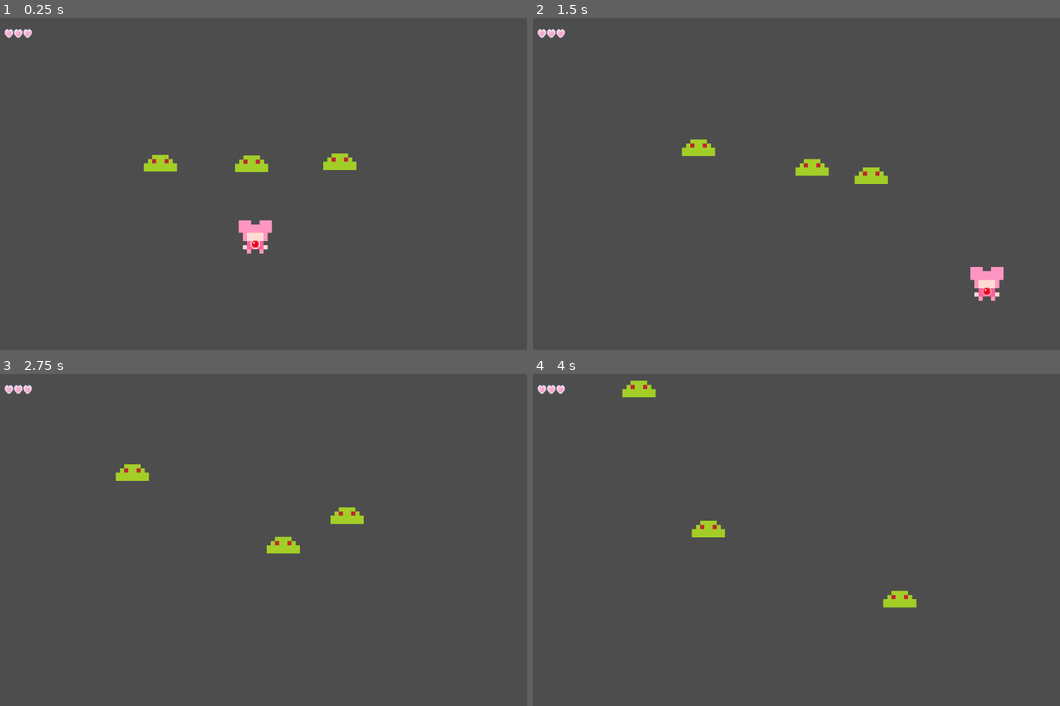
Above: before the commit, frames 1-4 (two rows, left to right).
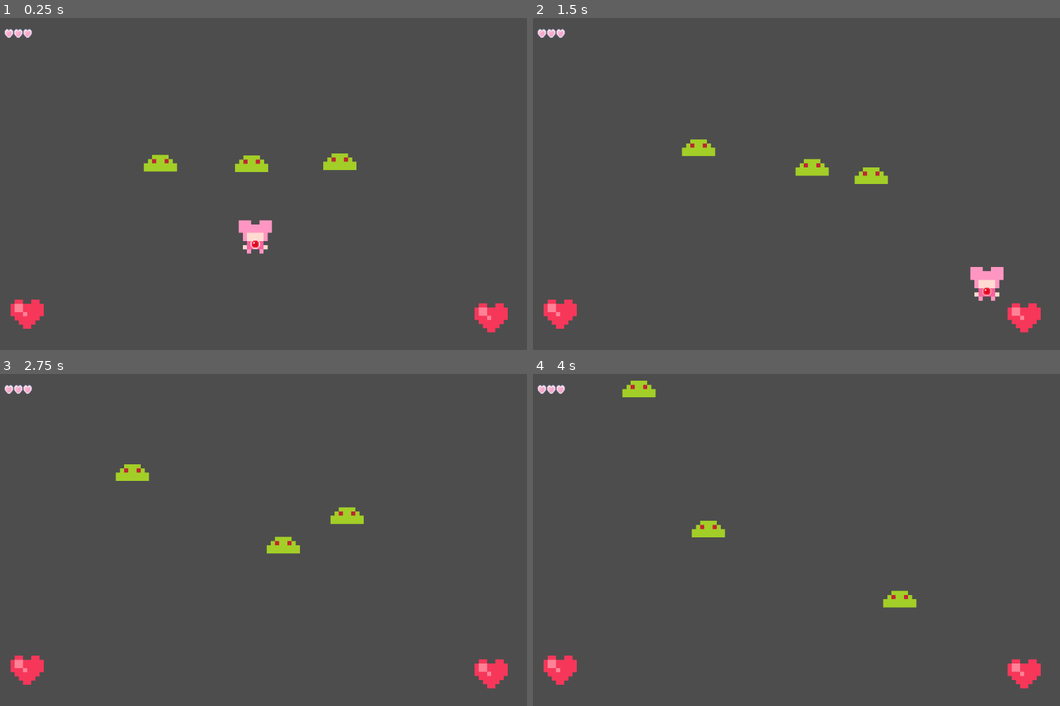
Above: after the commit, the same moments.

Repository: MagicalMegaDev/Magical-Persona-Repo
Game: Godot game, scene res://Assets/Scenes/Rooms/TestingRoom.tscn
Same seed, same stepped clock (60 frames per second), same inputs: the game is played once before the commit and once after it. This scene is started directly instead of the project's main scene.
Inputs:
- Up to frame 1 (0.25 s): no input
- Up to frame 2 (1.5 s): tap Enter at 0.5 s; hold D (move_right) 0.53-1.28 s; tap Space (speed) at 0.6, 1.35 s; hold S (move_down) from 1.28 s (still down)
- Up to frame 3 (2.75 s): release S (move_down) at 2.03 s; hold D (move_right) from 2.03 s (still down); tap Space (speed) at 2.1 s
- Up to frame 4 (4 s): release D (move_right) at 2.78 s; hold W (move_up) 2.78-3.53 s; tap Space (speed) at 2.85, 3.6 s; hold A (move_left) from 3.53 s (still down)

The runs differ from the first frame. In frame 1, 0.8% of the frame differs, in the area x 2-97%, y 84-95%; in frame 2, 0.8%; in frame 3, 0.8%; in frame 4, 0.8%.

Commit message:
I had it working, briefly

Diff:
--- /dev/null
+++ b/Assets/Resources/PickupEffects/full_heal.tres
@@ -0,0 +1,8 @@
+[gd_resource type="Resource" script_class="HealthPickup" load_steps=2 format=3 uid="uid://e17wkvmmyua6"]
+
+[ext_resource type="Script" uid="uid://kb4qur6bsao0" path="res://Assets/Scripts/Components/HitBoxComponents/Pickups/HealthPickup.gd" id="1_w0vbv"]
+
+[resource]
+script = ExtResource("1_w0vbv")
+heal_value = 2
+metadata/_custom_type_script = "uid://kb4qur6bsao0"
--- a/Assets/Scenes/Pickups/heart_pickup.tscn
+++ b/Assets/Scenes/Pickups/heart_pickup.tscn
@@ -2,7 +2,7 @@
 
 [ext_resource type="Script" uid="uid://bhh87qhasrkuj" path="res://Assets/Scripts/Components/HitBoxComponents/Pickups/Pickup.gd" id="1_figpj"]
 [ext_resource type="Script" uid="uid://dhgva6rfc166t" path="res://Assets/Scripts/Components/HitBoxComponents/Pickups/PickupEffect.gd" id="2_n4dem"]
-[ext_resource type="Resource" uid="uid://csxihs0fviqj" path="res://Assets/Resources/PickupEffects/basic_health.tres" id="3_0d1e5"]
+[ext_resource type="Resource" uid="uid://csxihs0fviqj" path="res://Assets/Resources/PickupEffects/half_heal.tres" id="3_0d1e5"]
 [ext_resource type="Texture2D" uid="uid://y8iglf5dldwt" path="res://Assets/Art/Placeholder/Prototype Pickups.png" id="3_figpj"]
 
 [sub_resource type="RectangleShape2D" id="RectangleShape2D_figpj"]
@@ -12,7 +12,7 @@
 collision_layer = 2048
 collision_mask = 0
 script = ExtResource("1_figpj")
-pickup_effects = Array[ExtResource("2_n4dem")]([ExtResource("3_0d1e5")])
+base_pickup_effects = Array[ExtResource("2_n4dem")]([ExtResource("3_0d1e5")])
 metadata/_custom_type_script = "uid://bhh87qhasrkuj"
 
 [node name="Sprite2D" type="Sprite2D" parent="."]
--- a/Assets/Scenes/Rooms/TestingRoom.tscn
+++ b/Assets/Scenes/Rooms/TestingRoom.tscn
@@ -1,9 +1,12 @@
-[gd_scene load_steps=5 format=3 uid="uid://c2xnhrhem0c2r"]
+[gd_scene load_steps=8 format=3 uid="uid://c2xnhrhem0c2r"]
 
 [ext_resource type="PackedScene" uid="uid://bg85fe3yjuhyw" path="res://Assets/Scenes/Characters/Players/TestCharacter.tscn" id="1_uper2"]
 [ext_resource type="PackedScene" uid="uid://dtqmwnh60jaon" path="res://Assets/Scenes/UI/DungeonUI.tscn" id="3_r0bfr"]
 [ext_resource type="PackedScene" uid="uid://bnrc4kf3cl8sm" path="res://Assets/Scenes/Characters/Enemies/Placeholder/Slime/GreenSlime.tscn" id="3_xh5he"]
+[ext_resource type="PackedScene" uid="uid://bvjm3b75txjrg" path="res://Assets/Scenes/Pickups/heart_pickup.tscn" id="5_23rdi"]
 [ext_resource type="Script" uid="uid://cj6appwlvrvxk" path="res://Assets/Scripts/Components/Handlers/DebugEnemyPool.gd" id="5_swk3f"]
+[ext_resource type="Script" uid="uid://dhgva6rfc166t" path="res://Assets/Scripts/Components/HitBoxComponents/Pickups/PickupEffect.gd" id="6_54l42"]
+[ext_resource type="Resource" uid="uid://e17wkvmmyua6" path="res://Assets/Resources/PickupEffects/full_heal.tres" id="7_17t5q"]
 
 [node name="TestingRoom" type="Node2D"]
 y_sort_enabled = true
@@ -26,3 +29,10 @@
 [node name="DebugEnemyPool" type="Node" parent="."]
 script = ExtResource("5_swk3f")
 metadata/_custom_type_script = "uid://cj6appwlvrvxk"
+
+[node name="HeartPickup" parent="." instance=ExtResource("5_23rdi")]
+position = Vector2(60, 567)
+
+[node name="HeartPickup2" parent="." instance=ExtResource("5_23rdi")]
+position = Vector2(955, 574)
+base_pickup_effects = Array[ExtResource("6_54l42")]([ExtResource("7_17t5q")])
--- a/Assets/Scripts/Characters/Players/PlayerController.gd
+++ b/Assets/Scripts/Characters/Players/PlayerController.gd
@@ -22,7 +22,7 @@
 func _on_item_pickup(pickup:Pickup):
 	var picked_up := false #Was the Pickup picked up?
 	for effect in pickup.pickup_effects:
-		if(effect.qualifier.call(self)):
-			effect.action.call(self)
+		if(effect.qualifier.call(health_handler)):
+			effect.action.call(health_handler)
 			picked_up = true
 	pickup._on_pickup_attemped(picked_up)
--- a/Assets/Scripts/Components/HitBoxComponents/Pickups/HealthPickup.gd
+++ b/Assets/Scripts/Components/HitBoxComponents/Pickups/HealthPickup.gd
@@ -16,4 +16,4 @@
 		2:
 			my_sprite.frame = FULL_HEART_FRAME
 	qualifier = func(obj): return obj.current_health < obj.max_health
-	action = func(obj): obj.heal_damate(heal_value)
+	action = func(obj): obj.heal_damage(heal_value)
--- a/Assets/Scripts/Components/HitBoxComponents/Pickups/Pickup.gd
+++ b/Assets/Scripts/Components/HitBoxComponents/Pickups/Pickup.gd
@@ -3,7 +3,8 @@
 extends HitBox
 
 @onready var my_sprite :Sprite2D = $Sprite2D
-@export var pickup_effects:Array[PickupEffect] #Add resources in inspector
+@export var base_pickup_effects:Array[PickupEffect] #Add resources in inspector
+var pickup_effects:Array[PickupEffect]
 
 signal try_pickup(me:Pickup)
 
@@ -14,9 +15,13 @@
 	set_collision_mask_value(4, true)
 	body_entered.connect(_on_body_entered)
 	try_pickup.connect(SignalBus._on_item_pickup)
+	for effect in base_pickup_effects:
+		pickup_effects.append(effect.duplicate)
 	for effect in pickup_effects:
-		if(effect.get("my_sprite")):
-			effect.my_sprite = my_sprite
+		for property in effect.get_property_list():
+			if property.name == "my_sprite":
+				effect.my_sprite = my_sprite
+				break
 		effect._setup()
 
 func _on_body_entered(body:Node):
Renamed: Assets/Resources/PickupEffects/basic_health.tres -> Assets/Resources/PickupEffects/half_heal.tres
